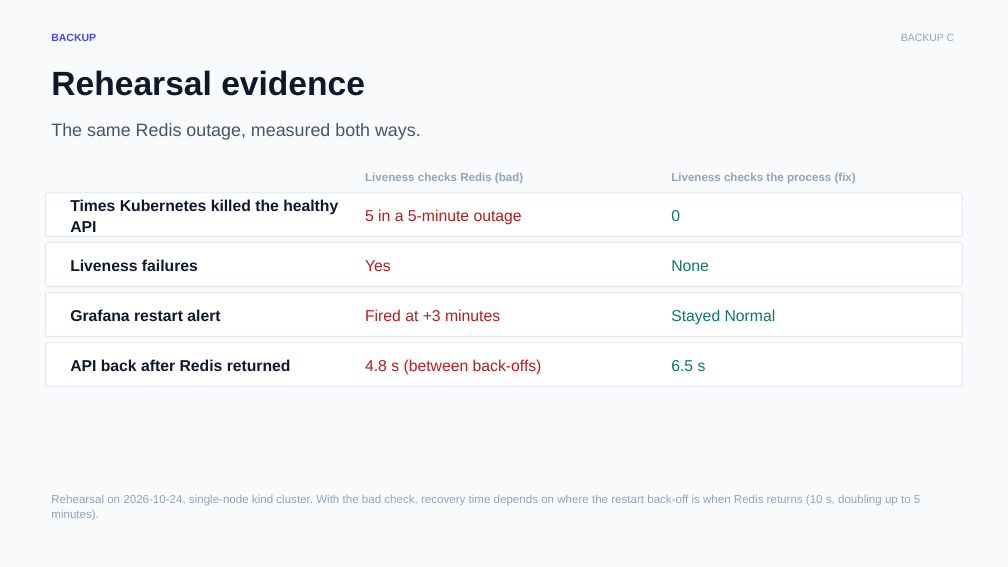
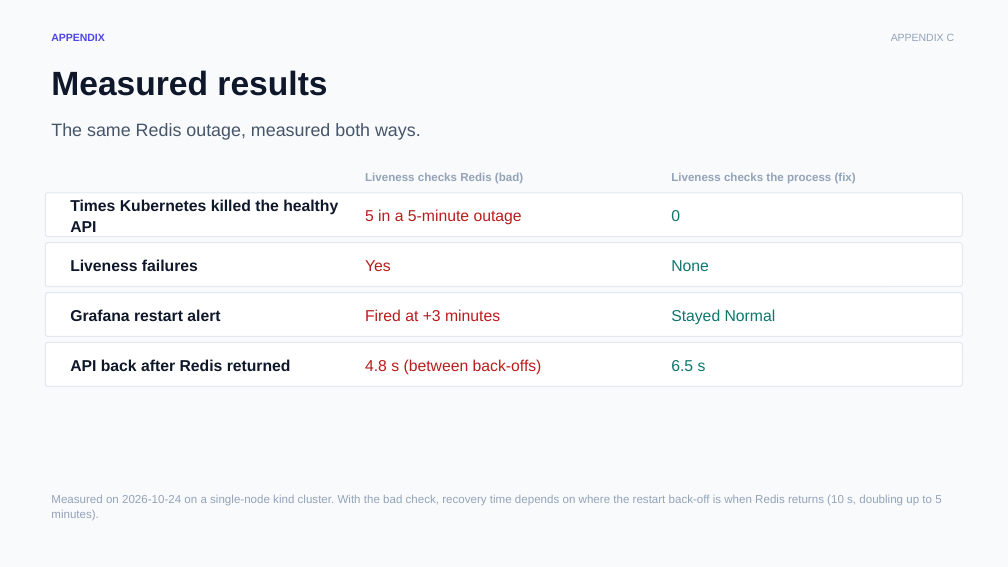
Before and after one commit to chizeni24/komodor-production-lab, a slide deck: slide 16 of docs/presentation/KAOP_Customer_Pitch.pptx (slide 12 before the commit). Drawn at 1008x567 pixels with LibreOffice and Linux fonts; fonts in the diff are those of the drawing. Boxes give left, top, right and bottom in pixels: in the first picture for what was removed or moved away, otherwise in the second. Text is boxed around its words. In the diff, an @@ line names an element or a change of style, - is before the commit and + after.

```diff
--- a/docs/presentation/KAOP_Customer_Pitch.pptx
+++ b/docs/presentation/KAOP_Customer_Pitch.pptx
@@ text at (51,34,104,41): text changed @@
-BACKUP
+APPENDIX
@@ text at (891,34,955,41): text changed @@
-BACKUP C
+APPENDIX C
@@ text at (51,70,327,96): text changed @@
-Rehearsal evidence
+Measured results
@@ text at (51,495,941,520): text changed @@
-Rehearsal on 2026-10-24, single-node kind cluster. With the bad check, recovery time depends on where the restart back-off is when Redis returns (10 s, doubling up to 5 minutes).
+Measured on 2026-10-24 on a single-node kind cluster. With the bad check, recovery time depends on where the restart back-off is when Redis returns (10 s, doubling up to 5 minutes).
```
Also in this commit, not shown: 10 other slides changed, 5 slides added, 1 slide removed, 1 other file.
